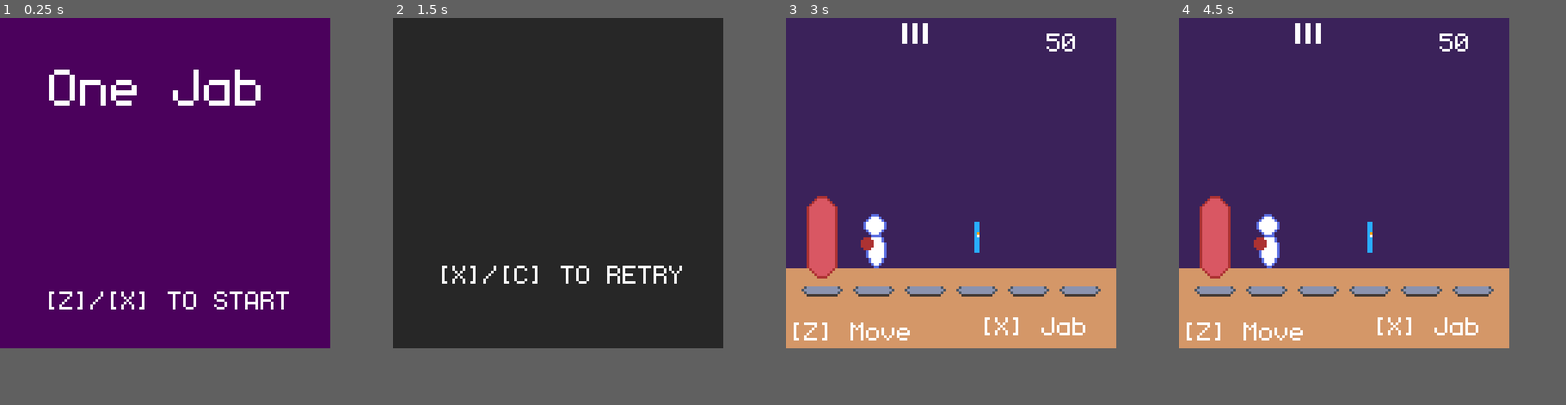
Above: before the commit, frames 1-4 (left to right).
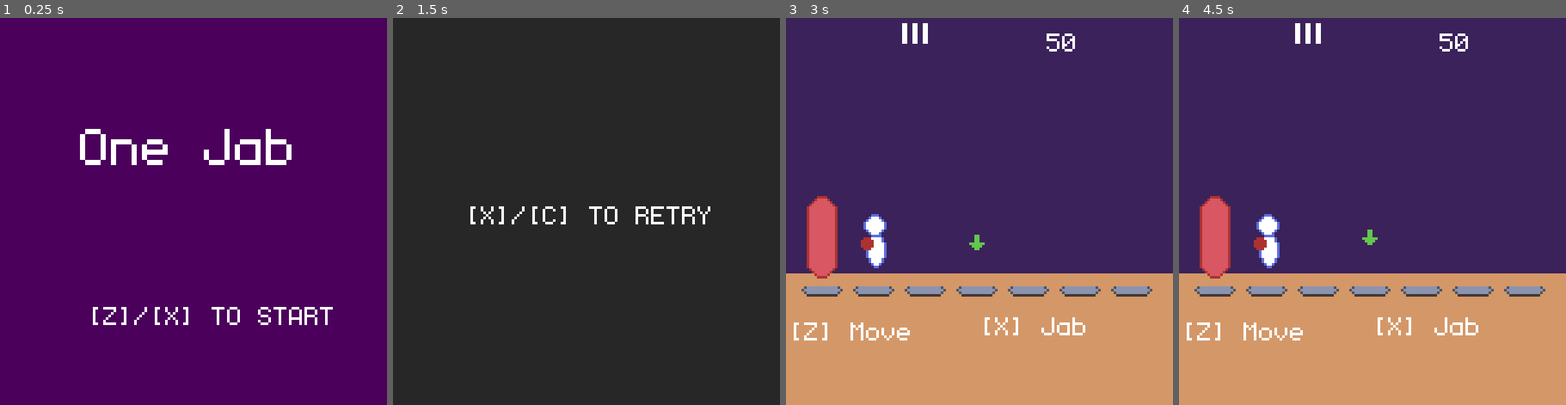
Above: after the commit, the same moments.

Repository: sugarvoid/one-jab
Game: Godot game, scene res://game/game.tscn
Same seed, same stepped clock (60 frames per second), same inputs: the game is played once before the commit and once after it.
Inputs:
- Up to frame 1 (0.25 s): no input
- Up to frame 2 (1.5 s): tap Enter at 0.5 s; hold Z (move) 0.53-1.28 s; tap Space at 1.25 s; tap Z (move) at 1.35 s
- Up to frame 3 (3 s): tap Enter at 2 s; hold X (poke) 2.03-2.78 s; tap Z (move) at 2.3, 2.85 s; tap Space at 2.75 s
- Up to frame 4 (4.5 s): tap Enter at 3.5 s; hold Z (move) 3.53-4.28 s; tap Space at 4.25 s; tap X (poke) at 4.35 s
In our replay, the window is 512x512 before the commit and 600x600 after it. These sizes can differ from the game's own. Grey fills any space a smaller window leaves; there, only what the larger window draws over its background counts as a difference.

The runs differ from the first frame. In frame 1, 4.4% of the frame differs, in the area x 12-86%, y 13-80%; in frame 2, 1.5%; in frame 3, 11%, in the area x 0-100%, y 0-72%; in frame 4, 11%.

Commit message:
Add marker and increase window size

Diff:
--- a/game/game.gd
+++ b/game/game.gd
@@ -15,12 +15,14 @@
 	54,
 	74,
 	94,
-	114
+	114,
+	134
 ]
 
 func _ready():
 	switch_screen(0)
 	update_hud()
+	$PlayScreen/marker.play("default")
 
 
 func _process(delta):
@@ -85,9 +87,9 @@
 
 func move_bag():
 	bag_slot = bags_next_pos
-	var new_pos = randi_range(0,5)
-	while new_pos == bags_next_pos or new_pos == clamp(bags_next_pos - 1, 0, 5) or new_pos == clamp(bags_next_pos + 1, 0, 5):
-		new_pos = randi_range(0,5)
+	var new_pos = randi_range(0,6)
+	while new_pos == bags_next_pos or new_pos == clamp(bags_next_pos - 1, 0, 6) or new_pos == clamp(bags_next_pos + 1, 0, 5):
+		new_pos = randi_range(0,6)
 
 	bags_next_pos = new_pos
 
--- a/game/game.tscn
+++ b/game/game.tscn
@@ -1,11 +1,75 @@
-[gd_scene load_steps=7 format=3 uid="uid://dk7hulw0lliyx"]
+[gd_scene load_steps=16 format=3 uid="uid://dk7hulw0lliyx"]
 
 [ext_resource type="Script" path="res://game/game.gd" id="1_kfiw7"]
 [ext_resource type="FontFile" uid="uid://cnvt8vlhoyj1d" path="res://game/monogram.ttf" id="2_mx117"]
 [ext_resource type="Texture2D" uid="uid://c5mg85mfs4atw" path="res://game/asset/floor_spot.png" id="3_n7khr"]
 [ext_resource type="PackedScene" uid="uid://bghuykru61t2m" path="res://game/punching_bag.tscn" id="3_xismm"]
 [ext_resource type="PackedScene" uid="uid://dogppkto2udxk" path="res://game/player.tscn" id="5_n18sr"]
-[ext_resource type="Texture2D" uid="uid://c8rdk0hgwac5l" path="res://icon.png" id="6_8t2xj"]
+[ext_resource type="Texture2D" uid="uid://od0xywcbfmfm" path="res://game/asset/arrow_sheet.png" id="6_wfjvq"]
+
+[sub_resource type="AtlasTexture" id="AtlasTexture_ldff7"]
+atlas = ExtResource("6_wfjvq")
+region = Rect2(0, 0, 8, 16)
+
+[sub_resource type="AtlasTexture" id="AtlasTexture_lp8t5"]
+atlas = ExtResource("6_wfjvq")
+region = Rect2(8, 0, 8, 16)
+
+[sub_resource type="AtlasTexture" id="AtlasTexture_l88x1"]
+atlas = ExtResource("6_wfjvq")
+region = Rect2(16, 0, 8, 16)
+
+[sub_resource type="AtlasTexture" id="AtlasTexture_v3578"]
+atlas = ExtResource("6_wfjvq")
+region = Rect2(24, 0, 8, 16)
+
+[sub_resource type="AtlasTexture" id="AtlasTexture_q0ij6"]
+atlas = ExtResource("6_wfjvq")
+region = Rect2(32, 0, 8, 16)
+
+[sub_resource type="AtlasTexture" id="AtlasTexture_evkx2"]
+atlas = ExtResource("6_wfjvq")
+region = Rect2(40, 0, 8, 16)
+
+[sub_resource type="AtlasTexture" id="AtlasTexture_aih5m"]
+atlas = ExtResource("6_wfjvq")
+region = Rect2(48, 0, 8, 16)
+
+[sub_resource type="AtlasTexture" id="AtlasTexture_xnvpq"]
+atlas = ExtResource("6_wfjvq")
+region = Rect2(56, 0, 8, 16)
+
+[sub_resource type="SpriteFrames" id="SpriteFrames_usssy"]
+animations = [{
+"frames": [{
+"duration": 1.0,
+"texture": SubResource("AtlasTexture_ldff7")
+}, {
+"duration": 1.0,
+"texture": SubResource("AtlasTexture_lp8t5")
+}, {
+"duration": 1.0,
+"texture": SubResource("AtlasTexture_l88x1")
+}, {
+"duration": 1.0,
+"texture": SubResource("AtlasTexture_v3578")
+}, {
+"duration": 1.0,
+"texture": SubResource("AtlasTexture_q0ij6")
+}, {
+"duration": 1.0,
+"texture": SubResource("AtlasTexture_evkx2")
+}, {
+"duration": 1.0,
+"texture": SubResource("AtlasTexture_aih5m")
+}, {
+"duration": 1.0,
+"texture": SubResource("AtlasTexture_xnvpq")
+}],
+"loop": true,
+"name": &"default",
+"speed": 8.0
+}]
 
 [node name="Game" type="Node2D"]
 script = ExtResource("1_kfiw7")
@@ -14,24 +78,24 @@
 visible = false
 
 [node name="ColorRect" type="ColorRect" parent="StartScreen"]
-offset_right = 133.0
-offset_bottom = 134.0
+offset_right = 155.0
+offset_bottom = 156.0
 color = Color(0.294118, 0.00392157, 0.360784, 1)
 
 [node name="Label4" type="Label" parent="StartScreen"]
-offset_left = 19.0
-offset_top = 12.0
-offset_right = 115.0
-offset_bottom = 43.0
+offset_left = 31.0
+offset_top = 35.0
+offset_right = 127.0
+offset_bottom = 66.0
 theme_override_fonts/font = ExtResource("2_mx117")
 theme_override_font_sizes/font_size = 32
 text = "One Jab"
 
 [node name="Label8" type="Label" parent="StartScreen"]
-offset_left = 17.0
-offset_top = 102.0
-offset_right = 113.0
-offset_bottom = 133.0
+offset_left = 34.0
+offset_top = 108.0
+offset_right = 130.0
+offset_bottom = 139.0
 theme_override_fonts/font = ExtResource("2_mx117")
 text = "[Z]/[X] TO START"
 
@@ -44,19 +108,20 @@
 text = "Test"
 
 [node name="PlayScreen" type="Node2D" parent="."]
+visible = false
 
 [node name="ColorRect" type="ColorRect" parent="PlayScreen"]
-offset_left = -6.0
-offset_top = 97.0
-offset_right = 133.0
-offset_bottom = 136.0
+offset_left = -2.0
+offset_top = 99.0
+offset_right = 156.0
+offset_bottom = 152.0
 color = Color(0.831373, 0.592157, 0.407843, 1)
 
 [node name="ColorRect2" type="ColorRect" parent="PlayScreen"]
 offset_left = -6.0
 offset_top = -5.0
-offset_right = 133.0
-offset_bottom = 97.0
+offset_right = 166.0
+offset_bottom = 99.0
 color = Color(0.231373, 0.133333, 0.352941, 1)
 
 [node name="Sprite2D" type="Sprite2D" parent="PlayScreen"]
@@ -81,6 +146,10 @@
 
 [node name="Sprite2D6" type="Sprite2D" parent="PlayScreen"]
 position = Vector2(114, 106)
+texture = ExtResource("3_n7khr")
+
+[node name="Sprite2D7" type="Sprite2D" parent="PlayScreen"]
+position = Vector2(134, 106)
 texture = ExtResource("3_n7khr")
 
 [node name="PunchingBag" parent="PlayScreen" instance=ExtResource("3_xismm")]
@@ -143,23 +212,22 @@
 max_value = 60.0
 value = 34.0
 
-[node name="marker" type="Sprite2D" parent="PlayScreen"]
-position = Vector2(101.5, 72.5)
-scale = Vector2(0.046875, 0.234375)
-texture = ExtResource("6_8t2xj")
+[node name="marker" type="AnimatedSprite2D" parent="PlayScreen"]
+position = Vector2(97.5, 82.8125)
+sprite_frames = SubResource("SpriteFrames_usssy")
+frame_progress = 0.526939
 
 [node name="GameOver" type="Node2D" parent="."]
-visible = false
 
 [node name="ColorRect" type="ColorRect" parent="GameOver"]
-offset_right = 131.0
-offset_bottom = 137.0
+offset_right = 156.0
+offset_bottom = 153.0
 color = Color(0.152941, 0.152941, 0.152941, 1)
 
 [node name="Label8" type="Label" parent="GameOver"]
-offset_left = 17.0
-offset_top = 92.0
-offset_right = 113.0
-offset_bottom = 109.0
+offset_left = 28.0
+offset_top = 69.0
+offset_right = 124.0
+offset_bottom = 86.0
 theme_override_fonts/font = ExtResource("2_mx117")
 text = "[X]/[C] TO RETRY"
--- a/project.godot
+++ b/project.godot
@@ -17,8 +17,8 @@
 
 [display]
 
-window/size/viewport_width=128
-window/size/viewport_height=128
+window/size/viewport_width=150
+window/size/viewport_height=150
 window/size/window_width_override=640
 window/size/window_height_override=640
 window/stretch/mode="viewport"
Not shown, changed: export_presets.cfg
Binary file added: game/asset/arrow_sheet.png
Not shown, added: game/asset/arrow_sheet.png.import
